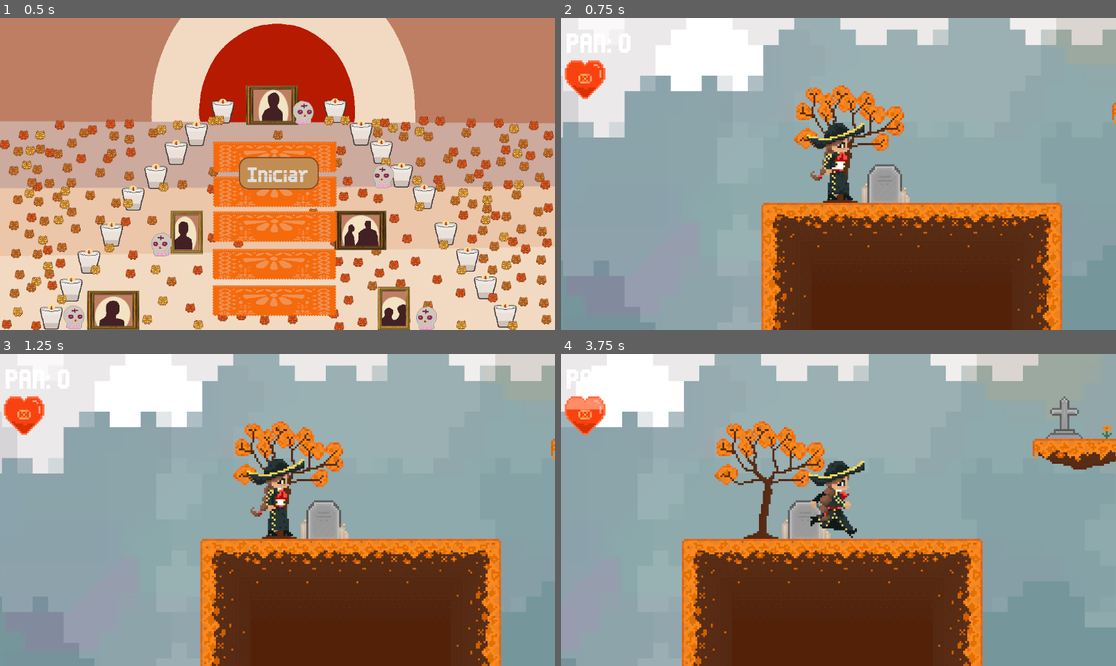
Above: before the commit, frames 1-4 (two rows, left to right).
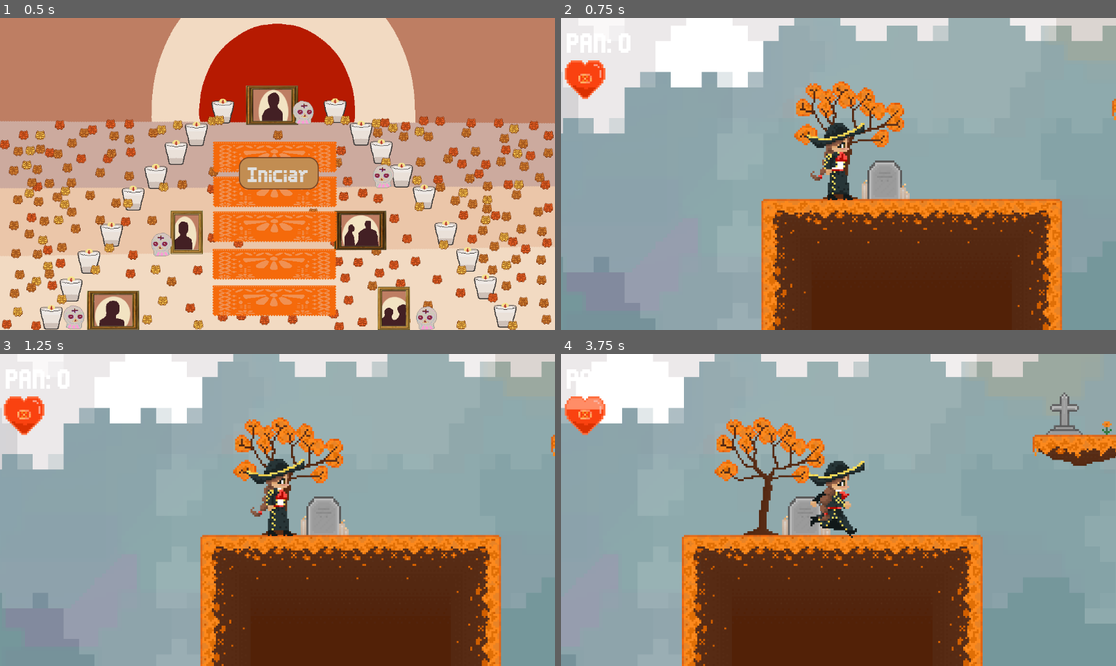
Above: after the commit, the same moments.

Repository: TheAlon50/Catrina_Game
Game: Godot game, scene res://Escenas/menu/portada.tscn
The game is run twice, just before and just after one commit, with the same random seed, the same clock (stepped at 60 frames per second) and the same inputs.
Inputs (mouse positions are in pixels of both pictures, inside the frame that each line leads up to):
- Up to frame 1 (0.5 s): no input
- Up to frame 2 (0.75 s): click "Iniciar" at 0.5 s
- Up to frame 3 (1.25 s): no input
- Up to frame 4 (3.75 s): move the mouse to (960, 494) at 1.27 s; hold D (Movimiento_Derecha) 1.28-2.78 s; click (960, 494) at 1.35 s; tap W (Saltar) at 1.52, 2.27 s; move the mouse to (727, 525) at 2.02 s; click (727, 525) at 2.1 s; move the mouse to (894, 441) at 2.77 s; hold A (Movimiento_Izquierda) 2.78-3.53 s; click (894, 441) at 2.85 s; tap Enter at 3.5 s; move the mouse to (810, 572) at 3.52 s; hold D (Movimiento_Derecha) from 3.53 s (still down); click (810, 572) at 3.6 s

Frame 1 is identical in both runs. In frame 2, 7.1% of the frame differs, in the area x 0-100%, y 2-100%; in frame 3, 7.1%; in frame 4, 8.1%.

Commit message:
sountracks y ligero cambio en la hitbox

Diff:
--- a/catrina-games/Escenas/GameOver/GAMEOVER.tscn
+++ b/catrina-games/Escenas/GameOver/GAMEOVER.tscn
@@ -1,8 +1,9 @@
-[gd_scene load_steps=4 format=3 uid="uid://clwaamltkkrd2"]
+[gd_scene load_steps=5 format=3 uid="uid://clwaamltkkrd2"]
 
 [ext_resource type="FontFile" uid="uid://b42u5bbjqvm1b" path="res://Almacen/Fuentes/Thin Sans.ttf" id="1_1t22r"]
 [ext_resource type="Script" uid="uid://b8cwdpw0hfsiu" path="res://Scrips/Player/gameover.gd" id="1_e3t3k"]
 [ext_resource type="Texture2D" uid="uid://056o1nor07iu" path="res://Almacen/Personajes/Player/DEAD.png" id="2_e3t3k"]
+[ext_resource type="AudioStream" uid="uid://7xshxc7xmufc" path="res://Almacen/Musica/bad ending.mp3" id="4_4xm0d"]
 
 [node name="Gameover" type="Control"]
 layout_mode = 3
@@ -44,8 +45,13 @@
 texture = ExtResource("2_e3t3k")
 
 [node name="Timer" type="Timer" parent="."]
-wait_time = 5.0
+wait_time = 12.0
 one_shot = true
 autostart = true
 
+[node name="AudioStreamPlayer" type="AudioStreamPlayer" parent="."]
+stream = ExtResource("4_4xm0d")
+volume_db = -7.195
+autoplay = true
+
 [connection signal="timeout" from="Timer" to="." method="_on_timer_timeout"]
--- a/catrina-games/Escenas/Nivel_1/nivel_1.tscn
+++ b/catrina-games/Escenas/Nivel_1/nivel_1.tscn
@@ -12,7 +12,7 @@
 [ext_resource type="Texture2D" uid="uid://cw70ui5liopc1" path="res://Almacen/Recursos/Interfaz_Usuario/Corazon_Marco.png" id="9_esktu"]
 [ext_resource type="Texture2D" uid="uid://2b44d8n7nm3b" path="res://Almacen/Recursos/Interfaz_Usuario/Corazon_Lleno.png" id="10_86tta"]
 [ext_resource type="PackedScene" uid="uid://oscsa31qmtpc" path="res://Escenas/meta_provicional/Altar.tscn" id="12_86tta"]
-[ext_resource type="AudioStream" uid="uid://btsgurmusth3w" path="res://Almacen/Musica/VID-20251031-WA0028_001.mp3" id="13_750rq"]
+[ext_resource type="AudioStream" uid="uid://bhsv55l8ns51s" path="res://Almacen/Musica/gameplay.mp3" id="13_750rq"]
 
 [sub_resource type="TileSetAtlasSource" id="TileSetAtlasSource_rqamo"]
 texture = ExtResource("1_6th8p")
@@ -3062,7 +3062,7 @@
 [node name="Altar" parent="." instance=ExtResource("12_86tta")]
 position = Vector2(3684, 52)
 
-[node name="AudioTemp" type="AudioStreamPlayer2D" parent="."]
+[node name="AudioStreamPlayer" type="AudioStreamPlayer" parent="."]
 stream = ExtResource("13_750rq")
+volume_db = -5.887
 autoplay = true
-parameters/looping = true
--- a/catrina-games/Escenas/Winwin/win.tscn
+++ b/catrina-games/Escenas/Winwin/win.tscn
@@ -1,8 +1,9 @@
-[gd_scene load_steps=4 format=3 uid="uid://bksjv6a52f8mq"]
+[gd_scene load_steps=5 format=3 uid="uid://bksjv6a52f8mq"]
 
 [ext_resource type="Script" uid="uid://cjysqqkvris46" path="res://Scrips/Player/win.gd" id="1_1k1kf"]
 [ext_resource type="FontFile" uid="uid://b42u5bbjqvm1b" path="res://Almacen/Fuentes/Thin Sans.ttf" id="1_l22od"]
 [ext_resource type="Texture2D" uid="uid://b75et2c4jnfrb" path="res://Almacen/Personajes/Player/golpear/golpear(4).png" id="2_1k1kf"]
+[ext_resource type="AudioStream" uid="uid://upk4fqfn8du8" path="res://Almacen/Musica/good ending.mp3" id="4_82llp"]
 
 [node name="WIN" type="Control"]
 layout_mode = 3
@@ -42,8 +43,13 @@
 texture = ExtResource("2_1k1kf")
 
 [node name="Timer" type="Timer" parent="."]
-wait_time = 5.0
+wait_time = 11.0
 one_shot = true
 autostart = true
 
+[node name="AudioStreamPlayer" type="AudioStreamPlayer" parent="."]
+stream = ExtResource("4_82llp")
+volume_db = -7.849
+autoplay = true
+
 [connection signal="timeout" from="Timer" to="." method="_on_timer_timeout"]
--- a/catrina-games/Escenas/menu/portada.tscn
+++ b/catrina-games/Escenas/menu/portada.tscn
@@ -1,9 +1,10 @@
-[gd_scene load_steps=5 format=3 uid="uid://d31orox0tyquy"]
+[gd_scene load_steps=6 format=3 uid="uid://d31orox0tyquy"]
 
 [ext_resource type="PackedScene" uid="uid://dmalre65ahiux" path="res://Escenas/menu/hud_portada.tscn" id="1_h8mh7"]
 [ext_resource type="Script" uid="uid://d3ncf7nhl6ncy" path="res://Scrips/Interfaz/hud_portada.gd" id="2_5x8hv"]
 [ext_resource type="Theme" uid="uid://8ukvhyi6viki" path="res://Almacen/Recursos/UI_Menu/DiceñoBoton.tres" id="3_0miqv"]
 [ext_resource type="FontFile" uid="uid://b42u5bbjqvm1b" path="res://Almacen/Fuentes/Thin Sans.ttf" id="4_vop86"]
+[ext_resource type="AudioStream" uid="uid://b7mbmkxw0olju" path="res://Almacen/Musica/intro.mp3" id="5_0miqv"]
 
 [node name="Portada" type="Node2D"]
 
@@ -27,4 +28,8 @@
 theme_override_font_sizes/font_size = 25
 text = "Iniciar"
 
+[node name="AudioStreamPlayer" type="AudioStreamPlayer" parent="."]
+stream = ExtResource("5_0miqv")
+autoplay = true
+
 [connection signal="pressed" from="Hud_Portada/btnIniciar2" to="Hud_Portada" method="_on_btn_iniciar_2_pressed"]
--- a/catrina-games/Escenas/player/MariaJose(Player).tscn
+++ b/catrina-games/Escenas/player/MariaJose(Player).tscn
@@ -22,7 +22,7 @@
 [ext_resource type="Texture2D" uid="uid://d3iafjndmimw2" path="res://Almacen/Personajes/Player/respawn/respawn(3).png" id="20_gtewy"]
 
 [sub_resource type="CapsuleShape2D" id="CapsuleShape2D_kfd1p"]
-height = 42.0
+height = 38.0
 
 [sub_resource type="Animation" id="Animation_f8q1l"]
 length = 0.001
Not shown, changed: catrina-games/Almacen/Musica/VID-20251031-WA0028_001.mp3.import
Not shown, added: catrina-games/Almacen/Musica/bad ending.mp3.import
Not shown, added: catrina-games/Almacen/Musica/gameplay.mp3.import
Not shown, added: catrina-games/Almacen/Musica/good ending.mp3.import
Not shown, added: catrina-games/Almacen/Musica/intro.mp3.import
Not shown, added: catrina-games/Almacen/Musica/bad ending.mp3
Not shown, added: catrina-games/Almacen/Musica/gameplay.mp3
Not shown, added: catrina-games/Almacen/Musica/good ending.mp3
Not shown, added: catrina-games/Almacen/Musica/intro.mp3
